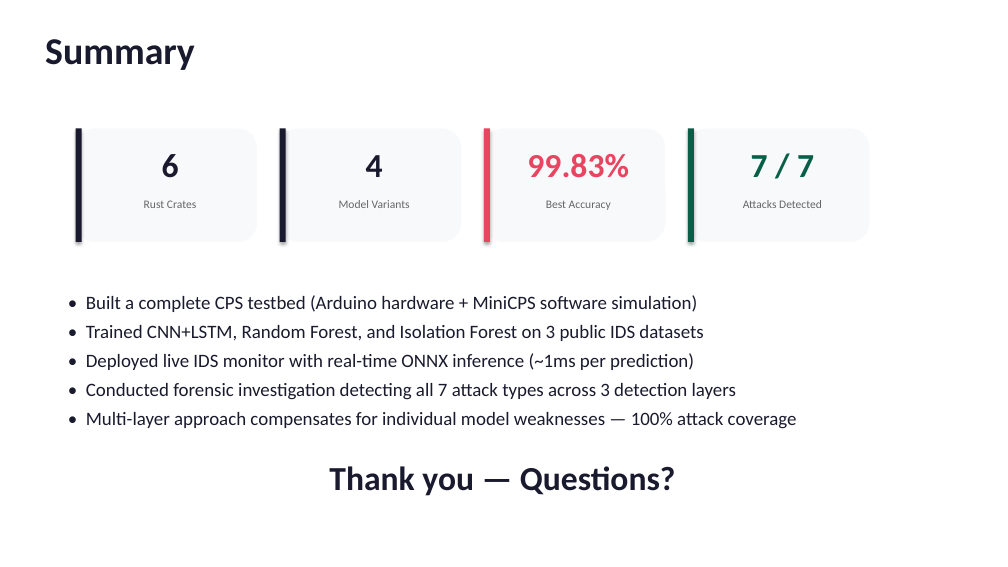
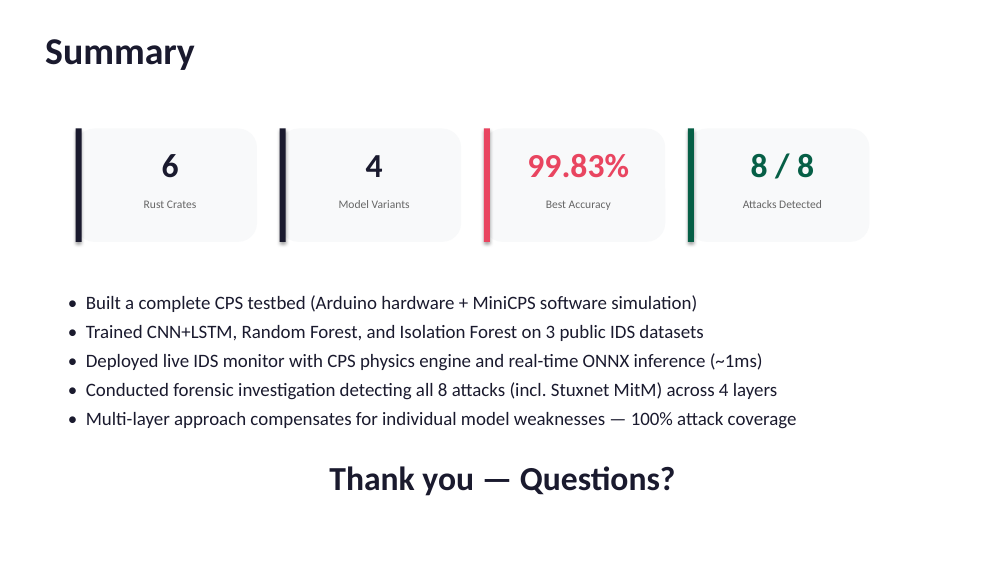
Before and after one commit to JabbaghYounes/CITY3116-1, a slide deck: slide 10 of presentation/CPS-IDS-Presentation.pptx. Drawn at 1008x567 pixels with LibreOffice and Linux fonts; fonts in the diff are those of the drawing. Boxes give left, top, right and bottom in pixels: in the first picture for what was removed or moved away, otherwise in the second. Text is boxed around its words. In the diff, an @@ line names an element or a change of style, - is before the commit and + after.

Commit message:
Update presentation with 8 attacks, CPS physics results, Wireshark refs
- Slide 7: Added Attack 8 (Stuxnet rootkit MitM) to attack table
- Slide 8: Updated stats (264 CPS physics, 320 write-rate, 13,109
  flood), added CPS column to coverage table, Wireshark references
- Slide 9: 4-layer defence-in-depth
- Slide 10: 8/8 attacks detected

```diff
--- a/presentation/CPS-IDS-Presentation.pptx
+++ b/presentation/CPS-IDS-Presentation.pptx
@@ text at box(751, 154, 814, 178): text changed @@
-7 / 7
+8 / 8
@@ text at box(86, 353, 777, 400): text changed @@
-• Deployed live IDS monitor with real-time ONNX inference (~1ms per prediction)
-• Conducted forensic investigation detecting all 7 attack types across 3 detection layers
+• Deployed live IDS monitor with CPS physics engine and real-time ONNX inference (~1ms)
+• Conducted forensic investigation detecting all 8 attacks (incl. Stuxnet MitM) across 4 layers
```
Also in this commit, not shown: 2 other slides changed, 1 slide added, 1 slide removed, 2 other files.
